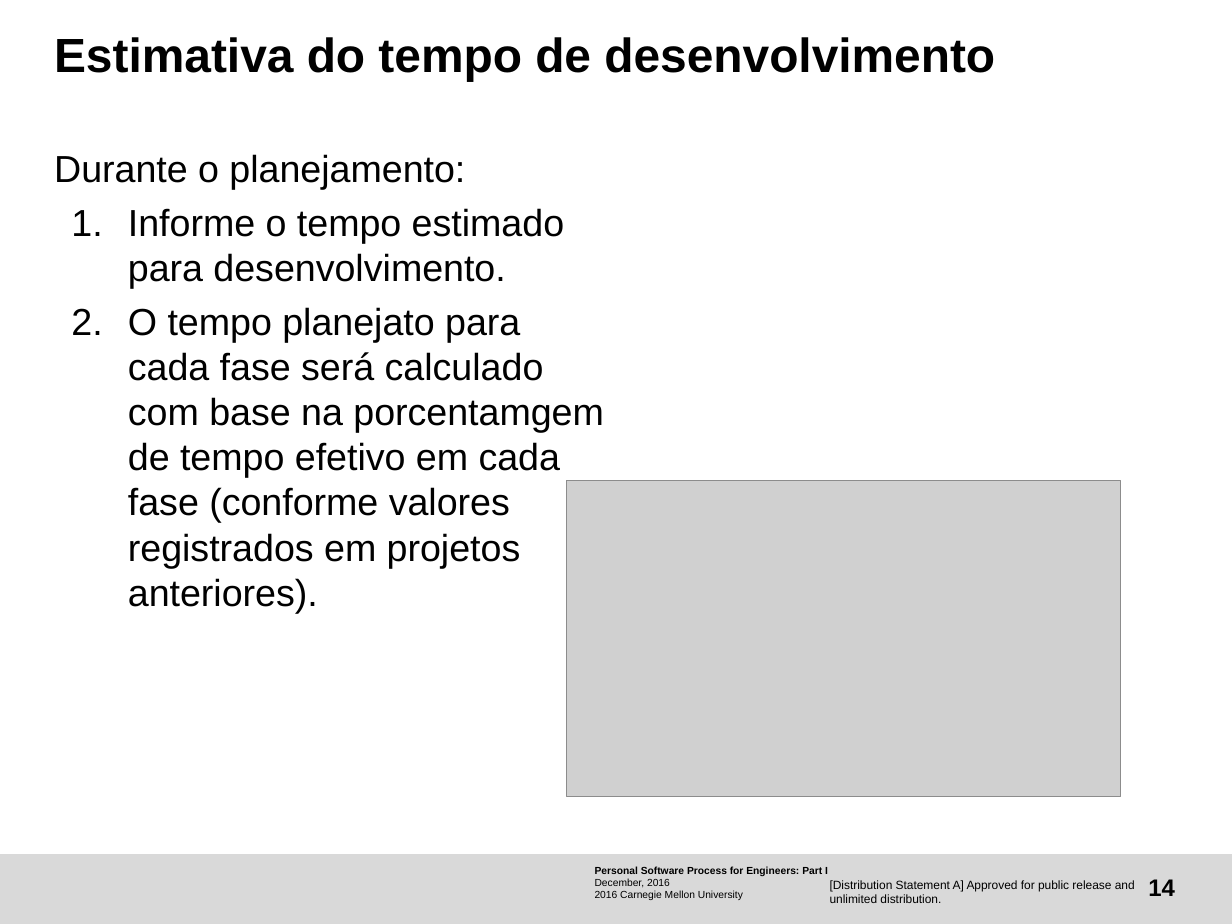
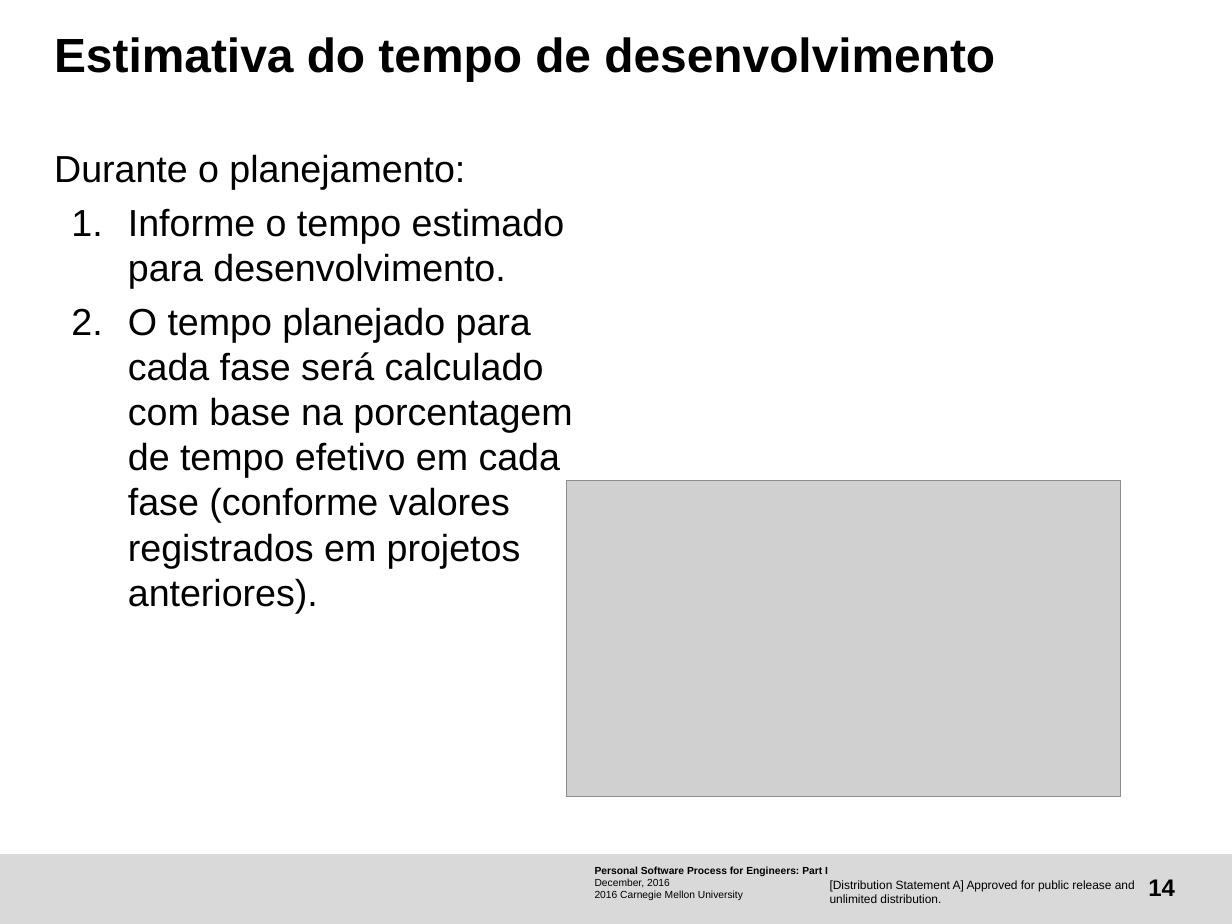
Before and after one commit to magsilva/psp-training, a slide deck: slide 14 of Activity-PSP0.1/Using PSP0.1.odp. Drawn at 1232x924 pixels with LibreOffice and Linux fonts; fonts in the diff are those of the drawing; grey boxes stand for pictures; background and template pictures are left out. Boxes give left, top, right and bottom in pixels: in the first picture for what was removed or moved away, otherwise in the second. Text is boxed around its words. In the diff, an @@ line names an element or a change of style, - is before the commit and + after.

```diff
--- a/Activity-PSP0.1/Using PSP0.1.odp
+++ b/Activity-PSP0.1/Using PSP0.1.odp
@@ text at [128, 307, 572, 613]: text changed @@
-  2. O tempo planejato para cada fase será calculado com base na porcentamgem de tempo efetivo em cada fase (conforme valores registrados em projetos anteriores).
+  2. O tempo planejado para cada fase será calculado com base na porcentagem de tempo efetivo em cada fase (conforme valores registrados em projetos anteriores).
```
Also in this commit, not shown: 1 other slide changed, 2 other files.
